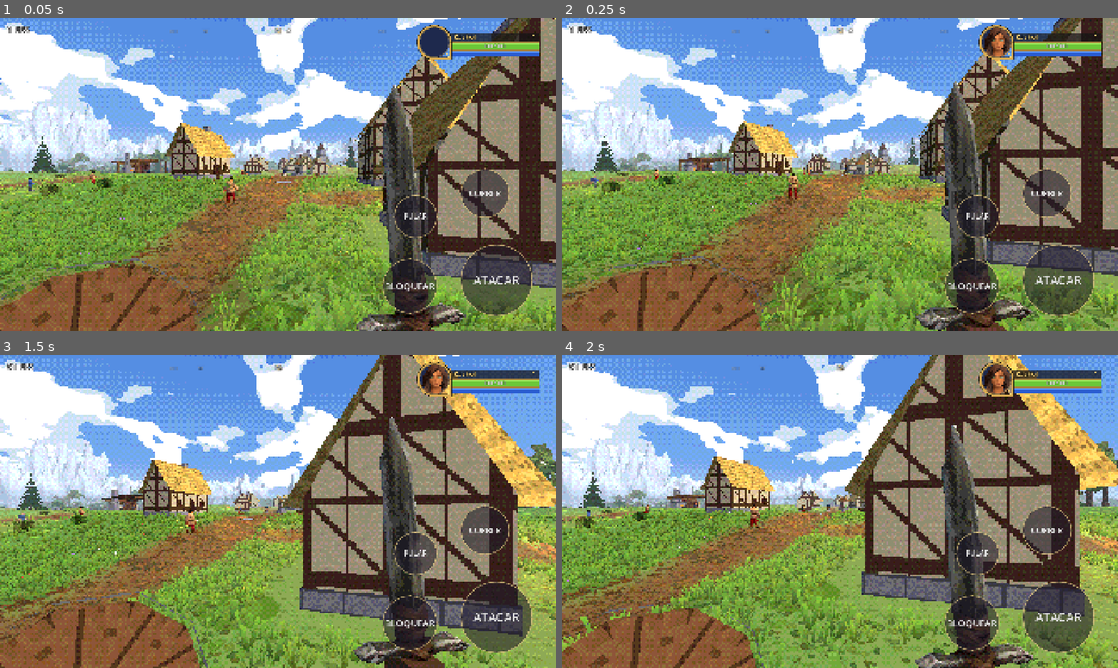
Above: before the commit, frames 1-4 (two rows, left to right).
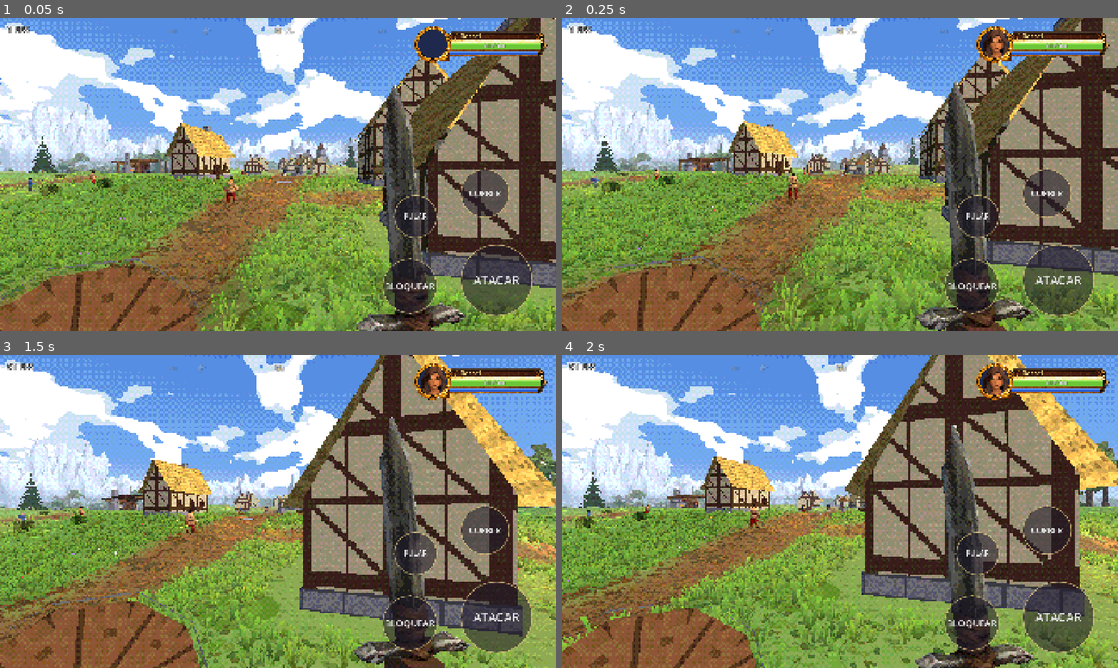
Above: after the commit, the same moments.

Repository: rhfazeredo-ops/Dallarian
Game: Godot game, scene res://cenas/mundo.tscn
Two runs of this game, one before a commit and one after it. Both use one fixed random seed, a clock stepped at 60 frames per second and the inputs below. Sound files missing from this copy of the repository are replaced by a short silence.
Inputs (mouse positions are in pixels of both pictures, inside the frame that each line leads up to):
- Up to frame 1 (0.05 s): no input
- Up to frame 2 (0.25 s): no input
- Up to frame 3 (1.5 s): tap Enter at 0.5 s; move the mouse to (400, 495) at 0.52 s; hold Right (ui_right) 0.53-1.25 s; hold Shift 0.53-1.25 s; click (400, 495) at 0.67 s; tap Space at 0.77 s; drag from (166, 527) to (250, 574) at 1.27 s
- Up to frame 4 (2 s): no input

The runs differ from the first frame. In frame 1, 1.2% of the frame differs, in the area x 36-99%, y 2-15%; in frame 2, 1.4%; in frame 3, 1.4%, in the area x 35-99%, y 2-15%; in frame 4, 1.4%.

Commit message:
Artes do HUD e ícones da bússola
- HUD com a plaqueta e a moldura feitas no ChatGPT: retrato da Rachel no arco, moldura dourada celta por
  cima, barras de vida e mana nos trilhos, nome e nível na faixa de couro.
- 20 ícones recortados da folha (fundo preto vira transparente) em assets/ui/icones; a bússola usa os novos
  (vila, ferraria, torre, farol, água, moinho, ruínas, árvore, bandidos, caverna, montanhas); Moinho virou local.

Co-Authored-By: Claude Opus 5.5 <noreply@anthropic.com>
Claude-Session: https://claude.ai/code/session_01WFSuYSG1mTsBiEAWeNGYj8

Diff:
--- a/godot/scripts/bussola.gd
+++ b/godot/scripts/bussola.gd
@@ -13,6 +13,7 @@
 var aviso: Label
 var aviso_nome: Label
 var fonte: Font
+var _icones := {}
 
 func montar(mundo, lista: Array) -> void:
 	m = mundo
@@ -88,6 +89,17 @@
 
 # ícones simples desenhados em linhas (conhecido: cheio e claro; desconhecido: só contorno, apagado)
 func _icone(tipo: String, c: Vector2, aceso: bool, fade: float) -> void:
+	# ícones desenhados (arte em assets/ui/icones); se faltar algum, usa o desenho em linhas
+	if not _icones.has(tipo):
+		var cam := "res://assets/ui/icones/%s.png" % tipo
+		_icones[tipo] = load(cam) if ResourceLoader.exists(cam) else null
+	var tx: Texture2D = _icones[tipo]
+	if tx:
+		var t := 34.0
+		var r := Rect2(c - Vector2(t, t) * 0.5, Vector2(t, t))
+		draw_texture_rect(tx, Rect2(r.position + Vector2(1.5, 1.5), r.size), false, Color(0, 0, 0, fade * (0.6 if aceso else 0.3)))
+		draw_texture_rect(tx, r, false, Color(1, 0.97, 0.88, fade) if aceso else Color(0.8, 0.8, 0.8, fade * 0.4))
+		return
 	var cor := Color(1, 0.97, 0.88, fade) if aceso else Color(0.75, 0.75, 0.75, fade * 0.55)
 	var sombra := Color(0, 0, 0, fade * (0.75 if aceso else 0.4))
 	var formas := _formas(tipo, c, 0.75)
--- a/godot/scripts/hud.gd
+++ b/godot/scripts/hud.gd
@@ -48,44 +48,48 @@
 	_mana_vis = move_toward(_mana_vis, mana / mana_max, delta * 0.8)
 	queue_redraw()
 
+# artes (ChatGPT): plaqueta 2172×724 e moldura 1254×1254, ambas com fundo transparente.
+# Medidas na imagem da plaqueta: centro do arco (172, 364); trilho da vida x 418–2042, y 337–458;
+# trilho da mana x 429–1977, y 498–548; faixa do nome x 592–1938, y 174–300. Moldura: buraco centro (611, 627), raio 477.
+var tex_plaqueta: Texture2D = load("res://assets/ui/plaqueta.png")
+var tex_moldura: Texture2D = load("res://assets/ui/moldura_retrato.png")
+
 func _draw() -> void:
 	var tela := get_viewport_rect().size
-	var c := Vector2(tela.x - 420.0, 30.0 + R)            # centro do retrato
-	# plaqueta (fundo escuro com borda dourada fina): nome, nível e as duas barras
-	var px := c.x + R * 0.55; var py := c.y - R * 0.62; var pw := 330.0
-	draw_rect(Rect2(px, py, pw, 30), Color(0.08, 0.07, 0.08, 0.72))
-	draw_string_outline(fonte, Vector2(px + R * 0.55 + 6, py + 23), nome, HORIZONTAL_ALIGNMENT_LEFT, -1, 24, 5, Color(0, 0, 0, 0.8))
-	draw_string(fonte, Vector2(px + R * 0.55 + 6, py + 23), nome, HORIZONTAL_ALIGNMENT_LEFT, -1, 24, OURO_CLARO)
-	var nv := str(nivel); var wn := fonte.get_string_size(nv, HORIZONTAL_ALIGNMENT_LEFT, -1, 24).x
-	draw_string_outline(fonte, Vector2(px + pw - wn - 10, py + 23), nv, HORIZONTAL_ALIGNMENT_LEFT, -1, 24, 5, Color(0, 0, 0, 0.8))
-	draw_string(fonte, Vector2(px + pw - wn - 10, py + 23), nv, HORIZONTAL_ALIGNMENT_LEFT, -1, 24, OURO_CLARO)
-	_barra(Rect2(px + R * 0.45, py + 34, pw - R * 0.45, 26), _vida_vis, Color(0.42, 0.78, 0.22), Color(0.62, 0.92, 0.36), "%d / %d" % [vida, vida_max])
-	_barra(Rect2(px + R * 0.45, py + 64, pw - R * 0.45, 16), _mana_vis, Color(0.16, 0.36, 0.82), Color(0.36, 0.58, 1.0), "")
-	# retrato: círculo com o rosto, moldura dourada dupla e cantinho em degrau embaixo à direita
+	var k := 0.2                                              # escala da plaqueta na tela
+	var pw := 2172.0 * k; var ph := 724.0 * k
+	var p0 := Vector2(tela.x - pw - 24.0, 18.0)               # canto superior esquerdo da plaqueta
+	var P := func(x: float, y: float) -> Vector2: return p0 + Vector2(x, y) * k
+	draw_texture_rect(tex_plaqueta, Rect2(p0, Vector2(pw, ph)), false)
+	# barras dentro dos trilhos
+	_barra(Rect2(P.call(418, 337), Vector2(2042 - 418, 458 - 337) * k), _vida_vis, Color(0.42, 0.78, 0.22), Color(0.62, 0.92, 0.36), "%d / %d" % [vida, vida_max])
+	_barra(Rect2(P.call(429, 498), Vector2(1977 - 429, 548 - 498) * k), _mana_vis, Color(0.16, 0.36, 0.82), Color(0.36, 0.58, 1.0), "")
+	# nome e nível na faixa de couro
+	var base_nome: Vector2 = P.call(640, 262)
+	draw_string_outline(fonte, base_nome, nome, HORIZONTAL_ALIGNMENT_LEFT, -1, 22, 5, Color(0, 0, 0, 0.85))
+	draw_string(fonte, base_nome, nome, HORIZONTAL_ALIGNMENT_LEFT, -1, 22, OURO_CLARO)
+	var nv := str(nivel); var wn := fonte.get_string_size(nv, HORIZONTAL_ALIGNMENT_LEFT, -1, 22).x
+	var base_nv: Vector2 = P.call(1890, 262) - Vector2(wn, 0)
+	draw_string_outline(fonte, base_nv, nv, HORIZONTAL_ALIGNMENT_LEFT, -1, 22, 5, Color(0, 0, 0, 0.85))
+	draw_string(fonte, base_nv, nv, HORIZONTAL_ALIGNMENT_LEFT, -1, 22, OURO_CLARO)
+	# retrato no arco da plaqueta, com a moldura dourada por cima
+	var c: Vector2 = P.call(172, 364)
+	var r_moldura := 66.0                                     # meia largura da moldura na tela
+	var km := r_moldura / 627.0
+	var r_foto := 477.0 * km + 1.0
+	var cf := c + Vector2(611 - 627, 0) * km                  # o buraco da moldura é um pouco à esquerda do centro
 	var pts := PackedVector2Array(); var uvs := PackedVector2Array()
 	for i in 48:
 		var a := TAU * i / 48.0; var q := Vector2(cos(a), sin(a))
-		pts.append(c + q * R); uvs.append(Vector2(0.5, 0.5) + q * 0.5)
+		pts.append(cf + q * r_foto); uvs.append(Vector2(0.5, 0.5) + q * 0.5)
 	draw_colored_polygon(pts, Color(0.12, 0.16, 0.3), uvs)
 	if retrato: draw_colored_polygon(pts, Color.WHITE, uvs, retrato)
-	# canto em degrau (a moldura vira um "pingo" no canto inferior direito)
-	var canto := PackedVector2Array([c + Vector2(R * 0.0, R), c + Vector2(R, R), c + Vector2(R, 0)])
-	draw_colored_polygon(PackedVector2Array([c, canto[0], canto[1], canto[2]]), Color(0, 0, 0, 0))
-	draw_arc(c, R + 2, PI * 0.5, PI * 2.0, 64, Color(0.1, 0.08, 0.05, 0.9), 9.0, true)
-	draw_arc(c, R + 2, PI * 0.5, PI * 2.0, 64, OURO, 5.0, true)
-	draw_polyline(PackedVector2Array([c + Vector2(R + 2, 0), c + Vector2(R + 2, R + 2), c + Vector2(0, R + 2)]), Color(0.1, 0.08, 0.05, 0.9), 9.0, true)
-	draw_polyline(PackedVector2Array([c + Vector2(R + 2, 0), c + Vector2(R + 2, R + 2), c + Vector2(0, R + 2)]), OURO, 5.0, true)
-	draw_polyline(PackedVector2Array([c + Vector2(R - 10, R - 2), c + Vector2(R - 2, R - 2), c + Vector2(R - 2, R - 10)]), OURO_CLARO, 2.5)
-	draw_polyline(PackedVector2Array([c + Vector2(R - 18, R - 2), c + Vector2(R - 18, R - 10), c + Vector2(R - 10, R - 10), c + Vector2(R - 10, R - 18), c + Vector2(R - 2, R - 18)]), OURO_CLARO, 2.0)
-	draw_arc(c, R - 3, 0, TAU, 64, Color(1, 0.9, 0.6, 0.35), 1.5, true)
+	draw_texture_rect(tex_moldura, Rect2(c - Vector2(627, 627) * km, Vector2(1254, 1254) * km), false)
 
 func _barra(r: Rect2, frac: float, cor: Color, brilho: Color, texto: String) -> void:
-	draw_rect(r.grow(2), Color(0.1, 0.08, 0.05, 0.9))
-	draw_rect(r, Color(0.06, 0.06, 0.07, 0.85))
 	var f := Rect2(r.position, Vector2(r.size.x * clampf(frac, 0, 1), r.size.y))
 	draw_rect(f, cor)
 	draw_rect(Rect2(f.position, Vector2(f.size.x, f.size.y * 0.35)), brilho)          # faixa de brilho em cima
-	draw_rect(r.grow(1), OURO.darkened(0.25), false, 1.5)
 	if texto != "":
 		var w := fonte.get_string_size(texto, HORIZONTAL_ALIGNMENT_LEFT, -1, 17).x
 		var pos := Vector2(r.position.x + (r.size.x - w) * 0.5, r.position.y + r.size.y * 0.5 + 6)
--- a/godot/scripts/mundo.gd
+++ b/godot/scripts/mundo.gd
@@ -58,14 +58,15 @@
 	bus.montar(self, [
 		["Vila do Vale", Vector2(0, 0), "vila", 45.0],
 		["Ferraria do Bram", ferraria_pos, "ferraria", 12.0],
-		["Mosteiro da Ilha", Vector2(Regiao.ILHA.x, Regiao.ILHA.y), "mosteiro", 30.0],
-		["Porto dos Pescadores", porto_pos, "porto", 30.0],
-		["Píer do Rio", pier_pos, "pier", 14.0],
+		["Mosteiro da Ilha", Vector2(Regiao.ILHA.x, Regiao.ILHA.y), "torre", 30.0],
+		["Porto dos Pescadores", porto_pos, "farol", 30.0],
+		["Píer do Rio", pier_pos, "agua", 14.0],
+		["Moinho", Vector2(-244, 100), "moinho", 18.0],
 		["Torre em Ruínas", Vector2(220, -260), "ruinas", 25.0],
-		["Serraria", Vector2(286, -170), "serraria", 22.0],
+		["Serraria", Vector2(286, -170), "arvore", 22.0],
 		["Acampamento de Bandidos", Vector2(-330, 300), "bandidos", 25.0],
 		["Caverna do Oeste", caverna_pos, "caverna", 18.0],
-		["Desfiladeiro do Norte", Vector2(0, -468), "passagem", 40.0],
+		["Desfiladeiro do Norte", Vector2(0, -468), "montanhas", 40.0],
 	])
 	_musica()
 	if args.has("estrada"): _checar_estrada(); get_tree().quit(); return
Binary file added: godot/assets/ui/icones/agua.png
Not shown, added: godot/assets/ui/icones/agua.png.import
Binary file added: godot/assets/ui/icones/arvore.png
Not shown, added: godot/assets/ui/icones/arvore.png.import
Binary file added: godot/assets/ui/icones/bandidos.png
Not shown, added: godot/assets/ui/icones/bandidos.png.import
Binary file added: godot/assets/ui/icones/castelo.png
Not shown, added: godot/assets/ui/icones/castelo.png.import
Binary file added: godot/assets/ui/icones/caverna.png
Not shown, added: godot/assets/ui/icones/caverna.png.import
Binary file added: godot/assets/ui/icones/cristal.png
Not shown, added: godot/assets/ui/icones/cristal.png.import
(and 32 more such lines)
